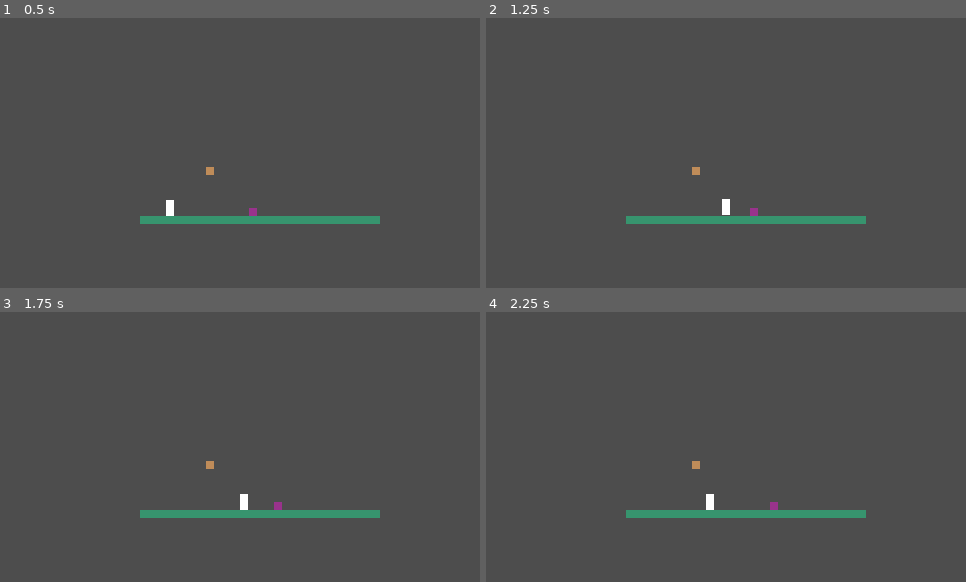
Above: before the commit, frames 1-4 (two rows, left to right).
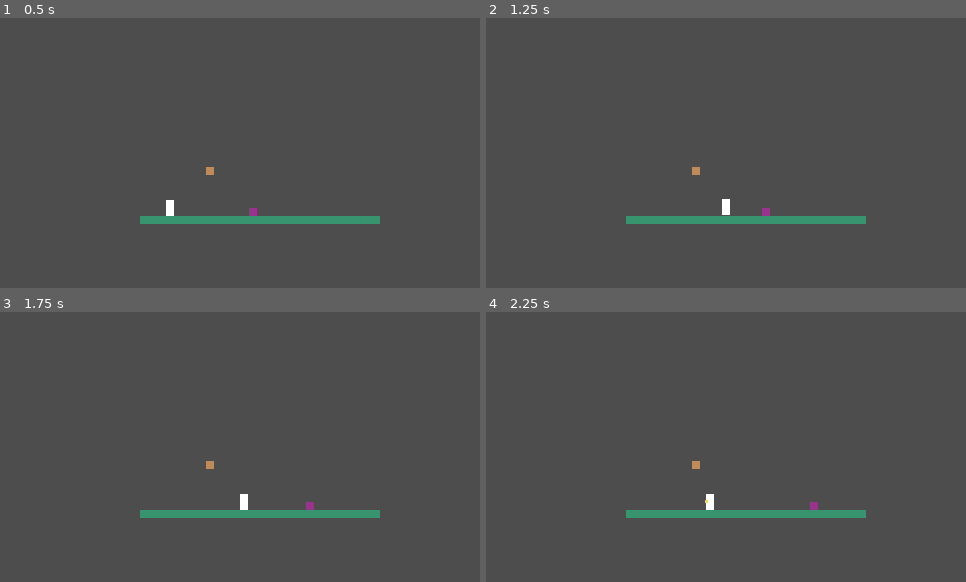
Above: after the commit, the same moments.

Repository: NTUT-NGDC/2D-Platformer-Template
Game: Godot game, scene res://tests/Ability_RangedTest.tscn
Two runs of this game, one before a commit and one after it. Both use one fixed random seed, a clock stepped at 60 frames per second and the inputs below. This scene is started directly instead of the project's main scene.
Inputs (mouse positions are in pixels of both pictures, inside the frame that each line leads up to):
- Up to frame 1 (0.5 s): no input
- Up to frame 2 (1.25 s): tap Enter at 0.5 s; move the mouse to (831, 139) at 0.52 s; hold Right (move_right) from 0.53 s (still down); tap F at 0.6 s; click (831, 139) at 0.67 s; tap Space (jump) at 0.77 s
- Up to frame 3 (1.75 s): release Right (move_right) at 1.25 s; drag from (144, 460) to (268, 506) at 1.27 s
- Up to frame 4 (2.25 s): move the mouse to (774, 387) at 2.02 s; hold Left (move_left) from 2.03 s (still down); tap Tab at 2.1 s; click (774, 387) at 2.17 s

Frame 1 is identical in both runs. In frame 2, 0.1% of the frame differs, in the area x 55-60%, y 70-74%; in frame 3, 0.1%; in frame 4, 0.1%, in the area x 45-70%, y 69-74%.

Commit message:
U66 能力與機制卡可改用滑鼠按鍵
Co-Authored-By: Claude Opus 5.5 <noreply@anthropic.com>

Diff:
--- a/abilities/Ability_Melee.gd
+++ b/abilities/Ability_Melee.gd
@@ -1,9 +1,12 @@
 extends AbilityBase
 
-# 近戰：按下 key 時，在玩家面向方向短暫生成一塊攻擊判定區，打到有 take_hit() 的
+# 近戰：按下攻擊鍵（鍵盤或滑鼠）時，在玩家面向方向短暫生成一塊攻擊判定區，打到有 take_hit() 的
 # 東西就呼叫，造成傷害跟擊退。拖進 Player → Abilities 底下就能用，不用連任何線。
 
-## 攻擊鍵
+## 用鍵盤按鍵還是滑鼠按鍵攻擊
+@export_enum("鍵盤按鍵", "滑鼠左鍵", "滑鼠右鍵", "滑鼠中鍵") var input_type: int = 0
+
+## 攻擊鍵（「按鍵種類」選鍵盤按鍵時才會顯示這一欄）
 @export var key: Key = KEY_F
 
 ## 攻擊範圍，單位是格（1 格 = 16 像素）
@@ -36,13 +39,19 @@
 var _hitbox_size: Vector2
 var _visual: ColorRect
 
+# 選滑鼠按鍵時隱藏 key 欄位
+func _validate_property(property: Dictionary) -> void:
+	if property.name == "key" and input_type != 0:
+		property.usage = PROPERTY_USAGE_NONE
+
 # 建立攻擊判定區、接玩家面向訊號、向 InputRouter 註冊攻擊鍵
 func _on_setup() -> void:
-	_warn_if_dangerous_key(key)
+	if input_type == 0:
+		_warn_if_dangerous_key(key)
 	if player.has_signal("direction_changed"):
 		player.direction_changed.connect(func(dir): _facing = dir)
 	_build_hitbox()
-	InputRouter.bind_key(self, key, InputRouter.PRESSED, _on_attack_pressed)
+	InputRouter.bind_input(self, input_type, key, InputRouter.PRESSED, _on_attack_pressed)
 
 # 建立一個平常關閉的 Area2D 當攻擊判定區，命中時呼叫對方的 take_hit()，
 # 另外建一塊黃色閃光跟判定區同步開關，讓學員看得到攻擊有沒有揮出去
--- a/abilities/Ability_Ranged.gd
+++ b/abilities/Ability_Ranged.gd
@@ -1,9 +1,12 @@
 extends AbilityBase
 
-# 遠程：按下 key 時朝面向方向發射子彈，撞到地形或受擊物件即消失。
+# 遠程：按下攻擊鍵（鍵盤或滑鼠）時朝面向方向發射子彈，撞到地形或受擊物件即消失。
 # 拖進 Player → Abilities 底下就能用，不用連任何線。
 
-## 攻擊鍵
+## 用鍵盤按鍵還是滑鼠按鍵攻擊
+@export_enum("鍵盤按鍵", "滑鼠左鍵", "滑鼠右鍵", "滑鼠中鍵") var input_type: int = 0
+
+## 攻擊鍵（「按鍵種類」選鍵盤按鍵時才會顯示這一欄）
 @export var key: Key = KEY_G
 
 ## 子彈速度
@@ -28,12 +31,18 @@
 var _facing: int = 1
 var _cooldown_left: float = 0.0
 
+# 選滑鼠按鍵時隱藏 key 欄位
+func _validate_property(property: Dictionary) -> void:
+	if property.name == "key" and input_type != 0:
+		property.usage = PROPERTY_USAGE_NONE
+
 # 接玩家面向訊號，向 InputRouter 註冊攻擊鍵
 func _on_setup() -> void:
-	_warn_if_dangerous_key(key)
+	if input_type == 0:
+		_warn_if_dangerous_key(key)
 	if player.has_signal("direction_changed"):
 		player.direction_changed.connect(func(dir): _facing = dir)
-	InputRouter.bind_key(self, key, InputRouter.PRESSED, _on_shoot_pressed)
+	InputRouter.bind_input(self, input_type, key, InputRouter.PRESSED, _on_shoot_pressed)
 
 # 按下攻擊鍵：冷卻中不生效，否則從玩家位置朝面向方向發射一顆子彈
 func _on_shoot_pressed() -> void:
--- a/autoload/InputRouter.gd
+++ b/autoload/InputRouter.gd
@@ -49,6 +49,15 @@
 func bind_mouse(owner: Node, button: MouseButton, phase: int, callback: Callable, priority: int = 0) -> void:
 	var action := _ensure_mouse_action(button)
 	_add_binding(owner, action, phase, callback, priority, action, false)
+
+# 依組件的「按鍵種類」下拉選單綁定：0 是鍵盤按鍵（用 key），1~3 是滑鼠左鍵／右鍵／中鍵，
+# 能力跟機制卡的按鍵欄位用這個
+@warning_ignore("shadowed_variable_base_class")
+func bind_input(owner: Node, input_type: int, key: Key, phase: int, callback: Callable, priority: int = 0) -> void:
+	if input_type == 0:
+		bind_key(owner, key, phase, callback, priority)
+	else:
+		bind_mouse(owner, MOUSE_BUTTONS[input_type - 1], phase, callback, priority)
 
 # 學員自己擺的按鍵觸發器專用（KeyTrigger、MyControls）：一定收得到輸入，但不會擋住任何其他綁定
 @warning_ignore("shadowed_variable_base_class")
--- a/mechanics/Mechanic_GravityFlip.gd
+++ b/mechanics/Mechanic_GravityFlip.gd
@@ -6,7 +6,10 @@
 ## 什麼時候會翻轉重力
 @export_enum("按下按鍵", "落地時", "撞牆時") var trigger_timing: int = 0
 
-## 按下按鍵時要按哪一鍵翻轉（只有「觸發時機」選按下按鍵時才會顯示這一欄）
+## 按下按鍵時用鍵盤按鍵還是滑鼠按鍵（只有「觸發時機」選按下按鍵時才會顯示這一欄）
+@export_enum("鍵盤按鍵", "滑鼠左鍵", "滑鼠右鍵", "滑鼠中鍵") var input_type: int = 0
+
+## 按下按鍵時要按哪一鍵翻轉（「觸發時機」選按下按鍵、「按鍵種類」選鍵盤按鍵時才會顯示這一欄）
 @export var key: Key = KEY_SHIFT
 
 ## 翻轉之後多久內不能再翻轉
@@ -24,17 +27,20 @@
 
 var _cooldown_left: float = 0.0
 
-# 依 trigger_timing 決定要不要顯示 key 欄位
+# 依 trigger_timing 決定要不要顯示按鍵欄位；選滑鼠按鍵時也隱藏 key 欄位
 func _validate_property(property: Dictionary) -> void:
-	if property.name == "key" and trigger_timing != _TRIGGER_KEY:
+	if property.name == "input_type" and trigger_timing != _TRIGGER_KEY:
+		property.usage = PROPERTY_USAGE_NONE
+	elif property.name == "key" and (trigger_timing != _TRIGGER_KEY or input_type != 0):
 		property.usage = PROPERTY_USAGE_NONE
 
 # 依觸發時機接對應的按鍵或 Player 訊號
 func _on_setup() -> void:
 	match trigger_timing:
 		_TRIGGER_KEY:
-			_warn_if_dangerous_key(key)
-			InputRouter.bind_key(self, key, InputRouter.PRESSED, _try_flip)
+			if input_type == 0:
+				_warn_if_dangerous_key(key)
+			InputRouter.bind_input(self, input_type, key, InputRouter.PRESSED, _try_flip)
 		_TRIGGER_LAND:
 			player.landed.connect(func(_impact_force): _try_flip())
 		_TRIGGER_WALL:
--- a/mechanics/Mechanic_SizeShift.gd
+++ b/mechanics/Mechanic_SizeShift.gd
@@ -7,7 +7,10 @@
 ## 什麼時候切換大小
 @export_enum("按下按鍵", "隨時間") var trigger_timing: int = 0
 
-## 按下按鍵時要按哪一鍵切換（只有「觸發時機」選按下按鍵時才會顯示這一欄）
+## 按下按鍵時用鍵盤按鍵還是滑鼠按鍵（只有「觸發時機」選按下按鍵時才會顯示這一欄）
+@export_enum("鍵盤按鍵", "滑鼠左鍵", "滑鼠右鍵", "滑鼠中鍵") var input_type: int = 0
+
+## 按下按鍵時要按哪一鍵切換（「觸發時機」選按下按鍵、「按鍵種類」選鍵盤按鍵時才會顯示這一欄）
 @export var key: Key = KEY_SHIFT
 
 ## 變小時的體型倍率
@@ -32,17 +35,20 @@
 var _pending_factor: float = 0.0
 var _auto_time_left: float = _AUTO_INTERVAL
 
-# 依 trigger_timing 決定要不要顯示 key 欄位
+# 依 trigger_timing 決定要不要顯示按鍵欄位；選滑鼠按鍵時也隱藏 key 欄位
 func _validate_property(property: Dictionary) -> void:
-	if property.name == "key" and trigger_timing != _TRIGGER_KEY:
+	if property.name == "input_type" and trigger_timing != _TRIGGER_KEY:
+		property.usage = PROPERTY_USAGE_NONE
+	elif property.name == "key" and (trigger_timing != _TRIGGER_KEY or input_type != 0):
 		property.usage = PROPERTY_USAGE_NONE
 
 # 套用一開始的體型（小），依觸發時機接對應的按鍵
 func _on_setup() -> void:
 	player.set_size_factor(small_scale)
 	if trigger_timing == _TRIGGER_KEY:
-		_warn_if_dangerous_key(key)
-		InputRouter.bind_key(self, key, InputRouter.PRESSED, _toggle)
+		if input_type == 0:
+			_warn_if_dangerous_key(key)
+		InputRouter.bind_input(self, input_type, key, InputRouter.PRESSED, _toggle)
 
 # 隨時間模式的倒數；有待處理的變大請求時，每幀重新檢查空間夠不夠
 func apply(ctx: MoveContext) -> void:
--- a/mechanics/_extra/Extra_Dash.gd
+++ b/mechanics/_extra/Extra_Dash.gd
@@ -1,10 +1,13 @@
 extends MechanicBase
 
-# 衝刺：按鍵往目前輸入方向（沒按方向鍵就往面向方向）瞬間衝出去，衝刺中重力歸零、
+# 衝刺：按下衝刺鍵（鍵盤或滑鼠）往目前輸入方向（沒按方向鍵就往面向方向）瞬間衝出去，衝刺中重力歸零、
 # 速度固定不受摩擦力影響。備品庫卡，不在抽卡池裡，學員許願才拖給他。
 # 拖進 Player → Mechanics 底下就能用，不用連任何線。
 
-## 按哪一鍵衝刺
+## 用鍵盤按鍵還是滑鼠按鍵衝刺
+@export_enum("鍵盤按鍵", "滑鼠左鍵", "滑鼠右鍵", "滑鼠中鍵") var input_type: int = 0
+
+## 按哪一鍵衝刺（「按鍵種類」選鍵盤按鍵時才會顯示這一欄）
 @export var key: Key = KEY_SHIFT
 
 ## 衝刺的速度
@@ -27,10 +30,16 @@
 var _facing: int = 1
 var _dash_dir: int = 1
 
+# 選滑鼠按鍵時隱藏 key 欄位
+func _validate_property(property: Dictionary) -> void:
+	if property.name == "key" and input_type != 0:
+		property.usage = PROPERTY_USAGE_NONE
+
 # 綁衝刺鍵、記住角色面向方向（沒按方向鍵時要往這個方向衝）
 func _on_setup() -> void:
-	_warn_if_dangerous_key(key)
-	InputRouter.bind_key(self, key, InputRouter.PRESSED, _on_key_pressed)
+	if input_type == 0:
+		_warn_if_dangerous_key(key)
+	InputRouter.bind_input(self, input_type, key, InputRouter.PRESSED, _on_key_pressed)
 	player.direction_changed.connect(func(dir: int): _facing = dir)
 
 # 衝刺中：固定速度往 _dash_dir 方向移動、重力歸零，不受摩擦力影響
--- a/tests/Ability_RangedTest.gd
+++ b/tests/Ability_RangedTest.gd
@@ -11,4 +11,5 @@
 	print("[測試] 按 H（Ability_Ranged_Arc，use_gravity 開）發射子彈，應該看到子彈邊飛邊往下墜，")
 	print("[測試] 跟 G 的直線子彈比較看看軌跡差異")
 	print("[測試] 往右走到 Enemy_Target 附近按 G 或 H，應該看到牠被打退一小段距離")
+	print("[測試] 點滑鼠左鍵（Ability_Ranged_Mouse，按鍵種類選滑鼠左鍵）也應該發射直線子彈")
 	print("[測試] 往 Wall_Block 的方向發射（不打 Enemy 或 Breakable），子彈撞到牆應該直接消失")
--- a/tests/Ability_RangedTest.tscn
+++ b/tests/Ability_RangedTest.tscn
@@ -48,6 +48,9 @@
 lifetime = 2.0
 use_gravity = true
 
+[node name="Ability_Ranged_Mouse" parent="Player/Abilities" instance=ExtResource("7")]
+input_type = 1
+
 [node name="Camera2D" type="Camera2D" parent="."]
 position = Vector2(-40, 50)
 zoom = Vector2(0.5, 0.5)
Not shown, changed: documents/01a_shared_systems.md
Not shown, changed: documents/01b_mechanic_cards.md
Not shown, changed: documents/01c_blocks_and_abilities.md
Not shown, changed: documents/progress.md
